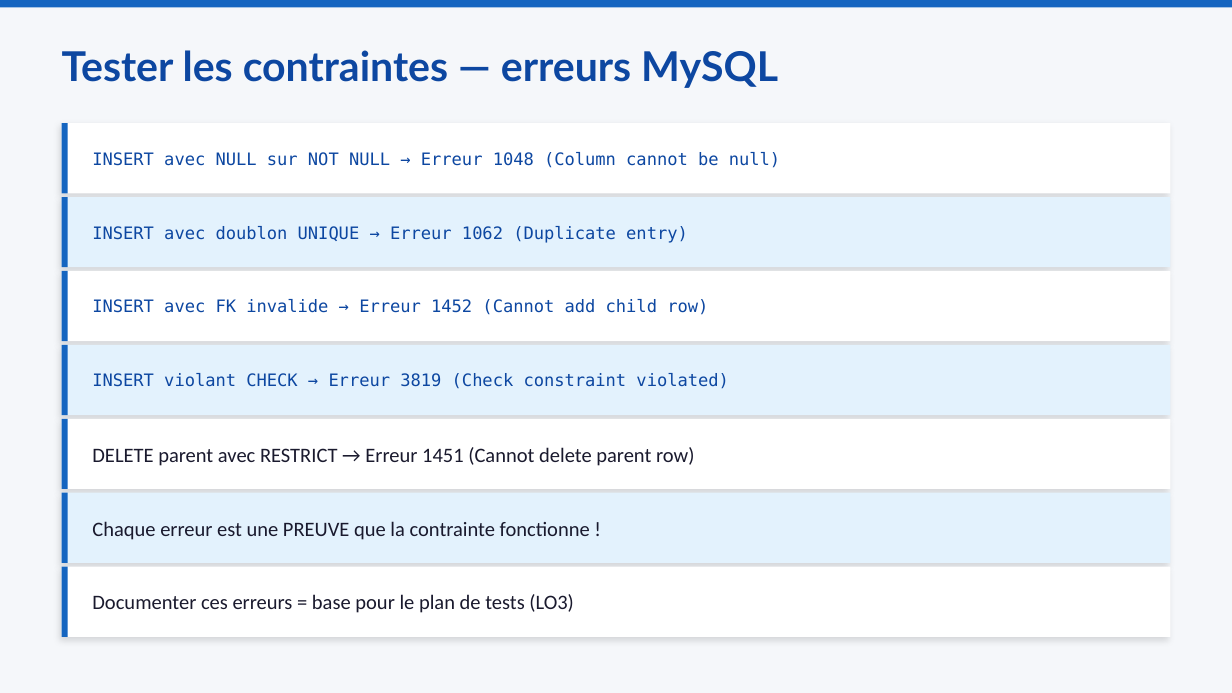
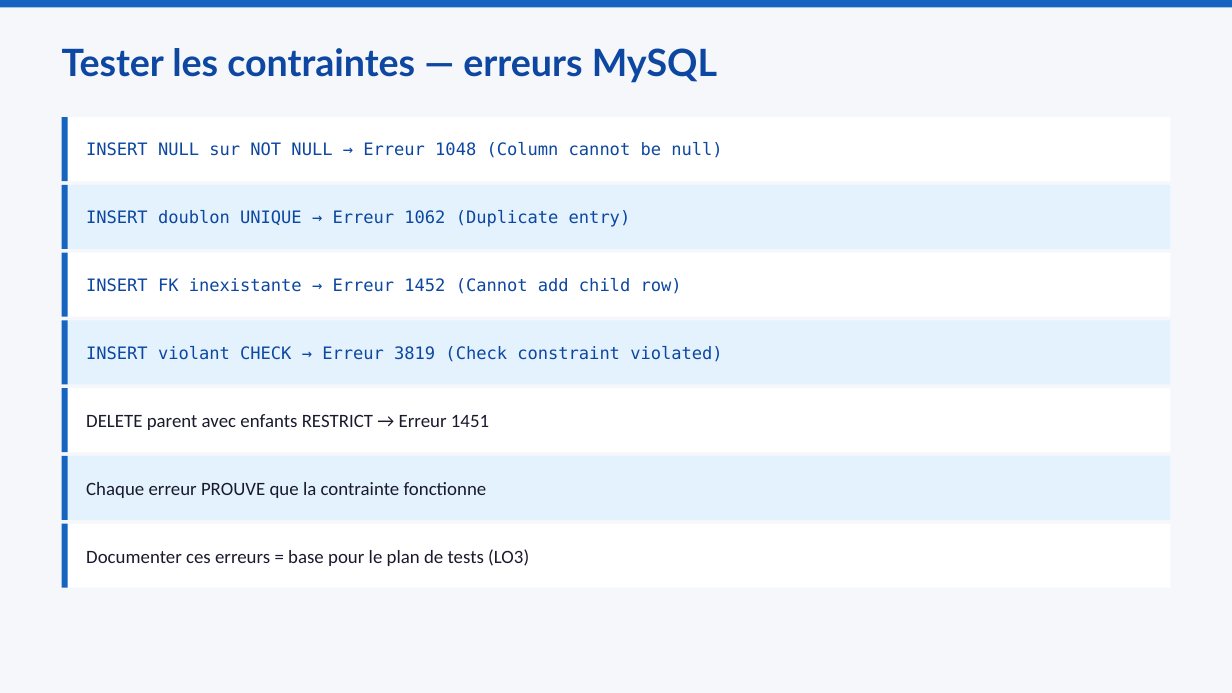
Before and after one commit to mbiTati/unit4_gamifie, a slide deck: slide 5 of pptx/Module10_Contraintes_et_intégrité.pptx. Drawn at 1232x693 pixels with LibreOffice and Linux fonts; fonts in the diff are those of the drawing. Boxes give left, top, right and bottom in pixels: in the first picture for what was removed or moved away, otherwise in the second. Text is boxed around its words. In the diff, an @@ line names an element or a change of style, - is before the commit and + after.

```diff
--- a/pptx/Module10_Contraintes_et_intégrité.pptx
+++ b/pptx/Module10_Contraintes_et_intégrité.pptx
@@ text "Tester les contraintes — erreurs ..." at bbox=[62, 48, 717, 83]: size 24 to 22 pt @@
@@ rectangle: place and size @@
-rectangle at bbox=[62, 123, 1170, 193]
+rectangle at bbox=[62, 117, 1170, 181]
@@ rectangle: place and size @@
-rectangle at bbox=[62, 123, 68, 193]
+rectangle at bbox=[62, 117, 68, 181]
@@ text at bbox=[86, 142, 722, 158]: text changed @@
-INSERT avec NULL sur NOT NULL → Erreur 1048 (Column cannot be null)
+INSERT NULL sur NOT NULL → Erreur 1048 (Column cannot be null)
@@ rectangle: place and size @@
-rectangle at bbox=[62, 197, 1170, 267]
+rectangle at bbox=[62, 185, 1170, 249]
@@ rectangle: place and size @@
-rectangle at bbox=[62, 197, 68, 267]
+rectangle at bbox=[62, 185, 68, 249]
@@ text at bbox=[86, 210, 631, 227]: text changed @@
-INSERT avec doublon UNIQUE → Erreur 1062 (Duplicate entry)
+INSERT doublon UNIQUE → Erreur 1062 (Duplicate entry)
@@ rectangle: place and size @@
-rectangle at bbox=[62, 271, 1170, 341]
+rectangle at bbox=[62, 253, 1170, 317]
@@ rectangle: place and size @@
-rectangle at bbox=[62, 271, 68, 341]
+rectangle at bbox=[62, 253, 68, 317]
@@ text at bbox=[86, 278, 682, 294]: text changed @@
-INSERT avec FK invalide → Erreur 1452 (Cannot add child row)
+INSERT FK inexistante → Erreur 1452 (Cannot add child row)
@@ rectangle: place and size @@
-rectangle at bbox=[62, 345, 1170, 415]
+rectangle at bbox=[62, 320, 1170, 384]
@@ rectangle: place and size @@
-rectangle at bbox=[62, 345, 68, 415]
+rectangle at bbox=[62, 320, 68, 384]
@@ text "INSERT violant CHECK → Erreur ...": place and size @@
-text "INSERT violant CHECK → Erreur ..." at bbox=[92, 373, 728, 389]
+text "INSERT violant CHECK → Erreur ..." at bbox=[86, 346, 722, 362]
@@ rectangle: place and size @@
-rectangle at bbox=[62, 419, 1170, 489]
+rectangle at bbox=[62, 388, 1170, 452]
@@ rectangle: place and size @@
-rectangle at bbox=[62, 419, 68, 489]
+rectangle at bbox=[62, 388, 68, 452]
@@ text at bbox=[86, 414, 489, 430]: text changed; size 12 to 11 pt @@
-DELETE parent avec RESTRICT → Erreur 1451 (Cannot delete parent row)
+DELETE parent avec enfants RESTRICT → Erreur 1451
@@ rectangle: place and size @@
-rectangle at bbox=[62, 493, 1170, 563]
+rectangle at bbox=[62, 456, 1170, 520]
@@ rectangle: place and size @@
-rectangle at bbox=[62, 493, 68, 563]
+rectangle at bbox=[62, 456, 68, 520]
@@ text at bbox=[86, 482, 487, 498]: text changed; size 12 to 11 pt @@
-Chaque erreur est une PREUVE que la contrainte fonctionne !
+Chaque erreur PROUVE que la contrainte fonctionne
@@ shadow off in 7 elements at bbox=[62, 117, 1170, 181], bbox=[62, 185, 1170, 249], bbox=[62, 253, 1170, 317], bbox=[62, 320, 1170, 384], bbox=[62, 388, 1170, 452], bbox=[62, 456, 1170, 520], bbox=[62, 524, 1170, 588] @@
@@ rectangle: place and size @@
-rectangle at bbox=[62, 567, 1170, 637]
+rectangle at bbox=[62, 524, 1170, 588]
@@ rectangle: place and size @@
-rectangle at bbox=[62, 567, 68, 637]
+rectangle at bbox=[62, 524, 68, 588]
@@ text "Documenter ces erreurs = base ...": place and size @@
-text "Documenter ces erreurs = base ..." at bbox=[92, 594, 574, 613]
+text "Documenter ces erreurs = base ..." at bbox=[86, 549, 529, 566]
@@ text "Documenter ces erreurs = base ..." at bbox=[86, 549, 529, 566]: size 12 to 11 pt @@
```
Also in this commit, not shown: 6 other slides changed, 3 slides added, 1 slide removed, 8 other files.
